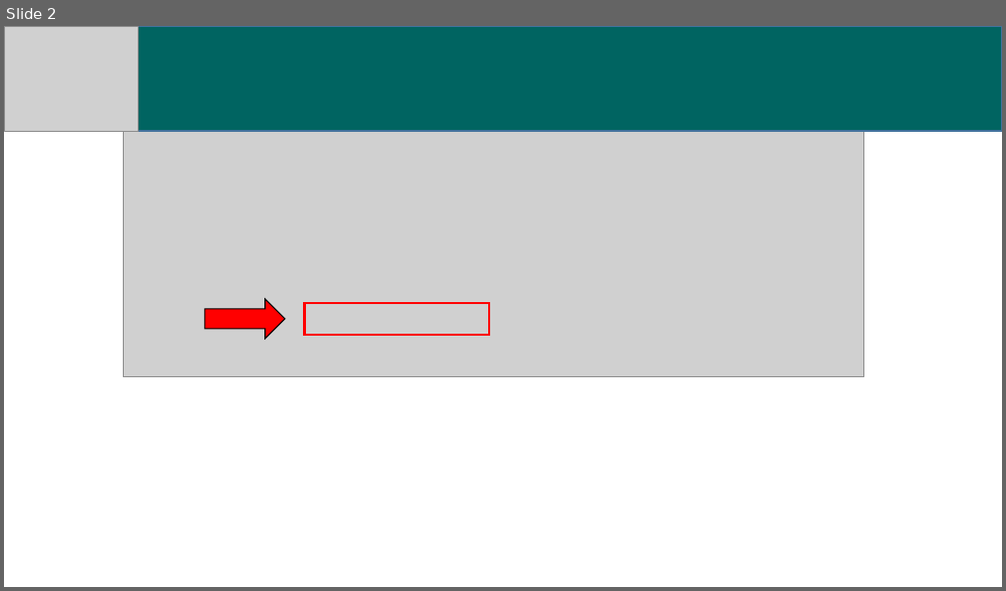
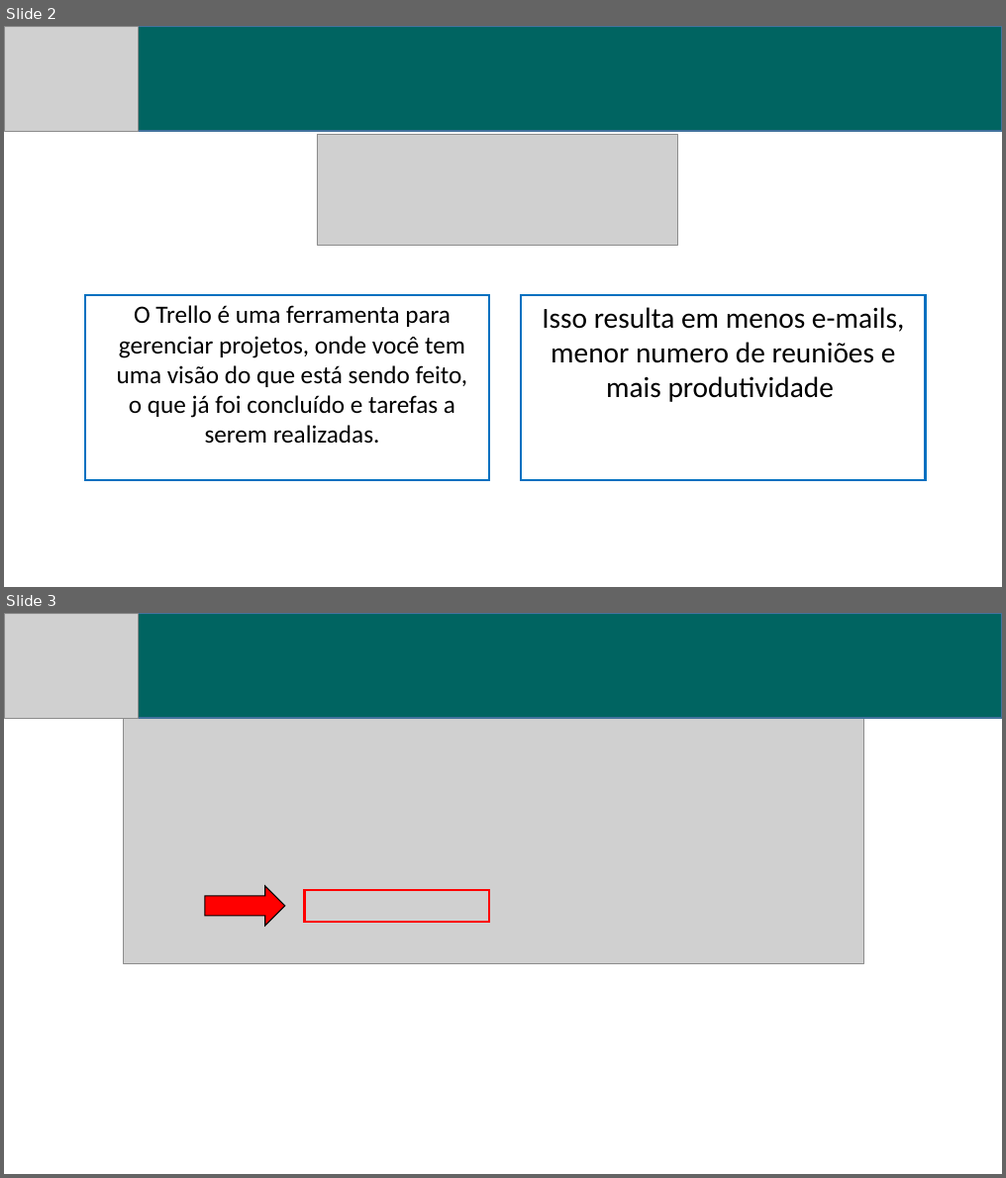
Before and after one commit to GuiDegan/paginalina_home_antiga, a slide deck: documentos_primeirosacessos/Trello.pptx. Shown one above the other, each under a label of ours: slide 2 before the commit, slides 2 and 3 after it. The pictures are 1006x591 and 1006x1178 pixels, drawn with LibreOffice and Linux fonts; fonts in the diff are those of the drawing; grey boxes stand for pictures. Boxes give left, top, right and bottom in pixels: in the first picture for what was removed or moved away, otherwise in the second. Text is boxed around its words. In the diff, an @@ line names an element or a change of style, - is before the commit and + after.

Commit message:
Add files via upload
Documentos para download atualizados, conforme modificações feitas pelo Renner.

```diff
--- a/documentos_primeirosacessos/Trello.pptx
+++ b/documentos_primeirosacessos/Trello.pptx
@@ slide 2 added at [4,26,1002,587], background #FFFFFF @@
@@ picture added at [4,26,138,131] @@
@@ rectangle added at [138,26,1002,131], fill #006461, outline #43739E 1 pt @@
@@ picture added at [317,135,678,246] @@
@@ rectangle added at [85,295,490,481], outline #0070C0 2.25 pt @@
@@ text added at [117,305,468,444], 24 pt, text #000000 @@
+O Trello é uma ferramenta para gerenciar projetos, onde você tem uma visão do que está sendo feito, o que já foi concluído e tarefas a serem realizadas.
@@ rectangle added at [522,295,926,481], outline #0070C0 2.25 pt @@
@@ text added at [542,307,904,402], 28 pt, text #000000 @@
+Isso resulta em menos e-mails, menor numero de reuniões e mais produtividade
@@ what was slide 2 is now slide 3 @@
```
Also in this commit, not shown: 1 slide changed, 2 other files.
